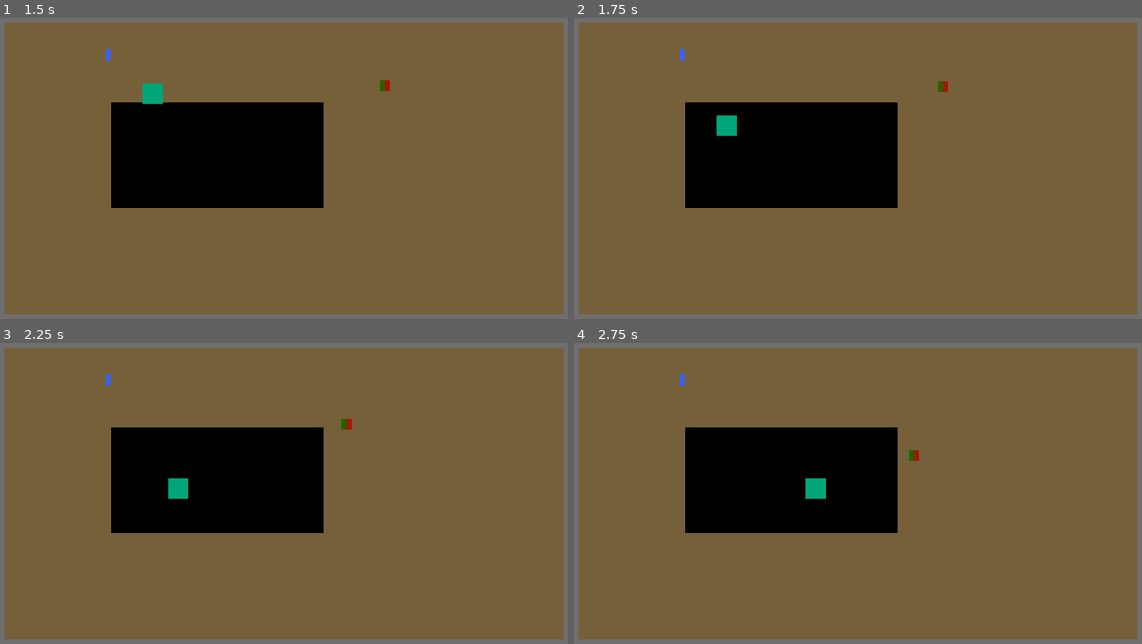
Above: before the commit, frames 1-4 (two rows, left to right).
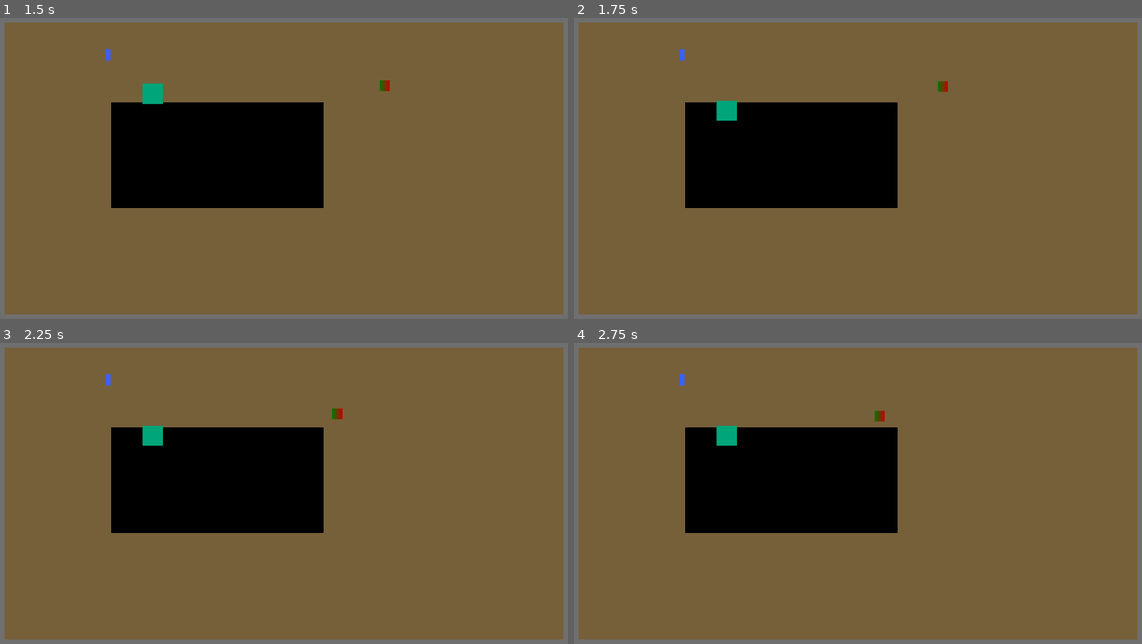
Above: after the commit, the same moments.

Repository: TheWalkingLapis/countdown
Game: Godot game, scene res://scenes/game.tscn
Two runs of this game, one before a commit and one after it. Both use one fixed random seed, a clock stepped at 60 frames per second and the inputs below.
Inputs:
- Up to frame 1 (1.5 s): hold D (player_right) 0.53-1.28 s; hold S (player_down) from 1.28 s (still down)
- Up to frame 2 (1.75 s): keep holding S (player_down)
- Up to frame 3 (2.25 s): release S (player_down) at 2.03 s; hold D (player_right) from 2.03 s (still down)
- Up to frame 4 (2.75 s): keep holding D (player_right)

Frame 1 is identical in both runs. In frame 2, 0.4% of the frame differs, in the area x 25-29%, y 27-40%; in frame 3, 0.6%, in the area x 25-62%, y 21-52%; in frame 4, 0.6%.

Commit message:
feat: void detection

Diff:
--- a/scenes/player.tscn
+++ b/scenes/player.tscn
@@ -23,3 +23,17 @@
 
 [node name="Sprite2D" type="Sprite2D" parent="."]
 texture = SubResource("GradientTexture2D_g2els")
+
+[node name="VoidSamples" type="Node2D" parent="."]
+
+[node name="TL" type="Node2D" parent="VoidSamples"]
+position = Vector2(-24, -25)
+
+[node name="TR" type="Node2D" parent="VoidSamples"]
+position = Vector2(22, -24)
+
+[node name="BL" type="Node2D" parent="VoidSamples"]
+position = Vector2(-23, 23)
+
+[node name="BR" type="Node2D" parent="VoidSamples"]
+position = Vector2(23, 24)
--- a/scenes/stage.tscn
+++ b/scenes/stage.tscn
@@ -14,6 +14,7 @@
 texture = ExtResource("1_8rem4")
 texture_region_size = Vector2i(8, 8)
 0:0/0 = 0
+0:0/0/custom_data_0 = true
 0:1/0 = 0
 0:1/0/navigation_layer_0/polygon = SubResource("NavigationPolygon_8rem4")
 0:2/0 = 0
@@ -24,6 +25,8 @@
 physics_layer_0/collision_layer = 16
 physics_layer_0/collision_mask = 0
 navigation_layer_0/layers = 1
+custom_data_layer_0/name = "isVoid"
+custom_data_layer_0/type = 1
 sources/0 = SubResource("TileSetAtlasSource_gi7kc")
 
 [node name="Stage" type="Node2D"]
--- a/scripts/player.gd
+++ b/scripts/player.gd
@@ -3,6 +3,10 @@
 
 @export var moveSpeed := 400.0
 @export var maxHP := 3
+
+@onready var voidSamples = $VoidSamples
+
+var falling = false
 
 func _ready():
 	pass
@@ -11,7 +15,16 @@
 	return position
 
 func _physics_process(_delta):
+	if falling:
+		return
 	var moveDir := Input.get_vector("player_left", "player_right", "player_up", "player_down").normalized()
 	velocity = moveSpeed * moveDir;
 
-	var hasCollided := move_and_slide()
+	var _hasCollided := move_and_slide()
+
+	var isOverVoid = true
+	for sample in voidSamples.get_children():
+		if !RefManager.stageRef.is_over_void(to_global(sample.position)):
+			isOverVoid = false
+			break
+	falling = isOverVoid
--- a/scripts/stage.gd
+++ b/scripts/stage.gd
@@ -1,2 +1,12 @@
 extends Node2D
 class_name Stage
+
+@onready var tileMapLayer := $TileMapLayer
+
+func is_over_void(pos) -> bool:
+	var cell = tileMapLayer.local_to_map(pos / tileMapLayer.scale)
+	var data = tileMapLayer.get_cell_tile_data(cell)
+	if data:
+		return data.get_custom_data("isVoid")
+	else:
+		return false
Not shown, changed: other/todo.md
